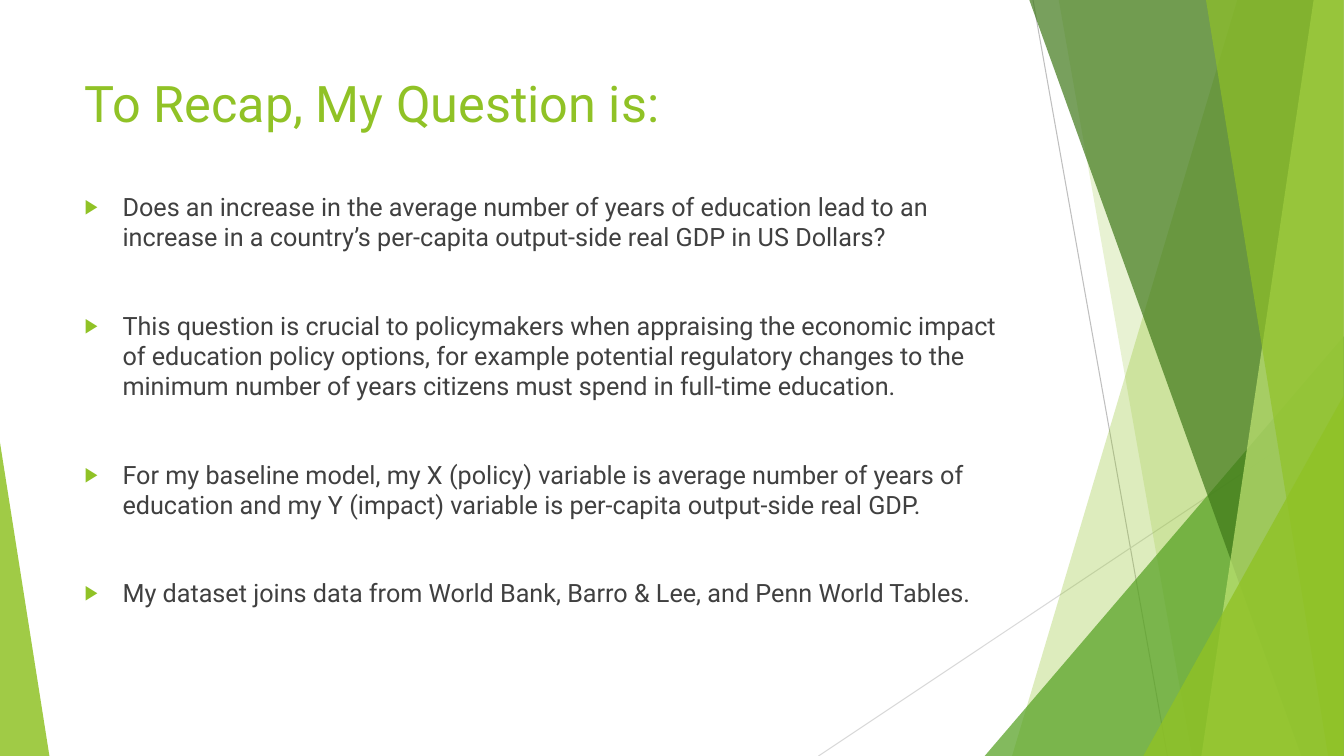
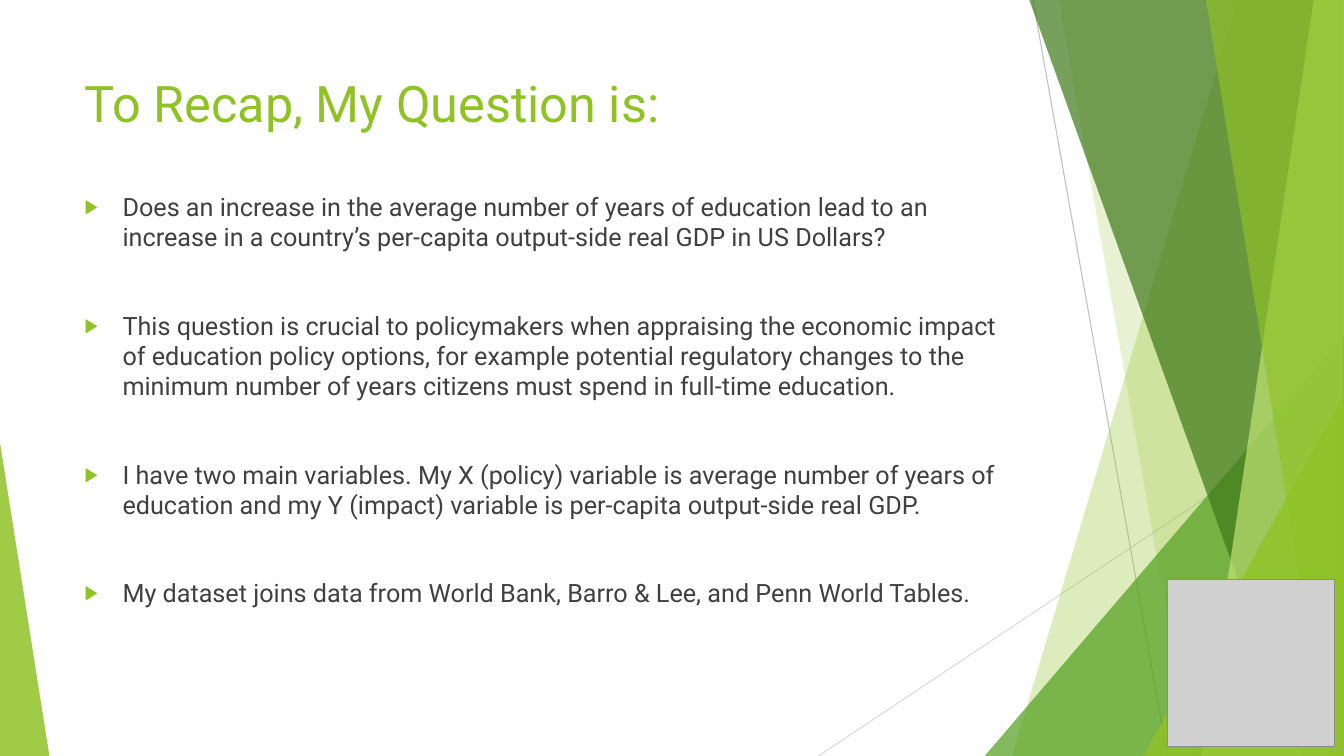
Before and after one commit to jack-n-ocallaghan/ecox-5004-analysis, a slide deck: slide 2 of ECOX5004 Pres 2 Proforma Slides - Jack O'Callaghan.pptx (slide 3 before the commit). Drawn at 1344x756 pixels with LibreOffice and Linux fonts; fonts in the diff are those of the drawing; grey boxes stand for pictures. Boxes give left, top, right and bottom in pixels: in the first picture for what was removed or moved away, otherwise in the second. Text is boxed around its words. In the diff, an @@ line names an element or a change of style, - is before the commit and + after.

```diff
--- a/ECOX5004 Pres 2 Proforma Slides - Jack O'Callaghan.pptx
+++ b/ECOX5004 Pres 2 Proforma Slides - Jack O'Callaghan.pptx
@@ text at bbox=[123, 464, 994, 520]: text changed @@
-▶ For my baseline model, my X (policy) variable is average number of years of education and my Y (impact) variable is per-capita output-side real GDP.
+▶ I have two main variables. My X (policy) variable is average number of years of education and my Y (impact) variable is per-capita output-side real GDP.
@@ picture added at bbox=[1168, 580, 1335, 747] @@
```
Also in this commit, not shown: 7 other slides changed, 1 slide removed.
